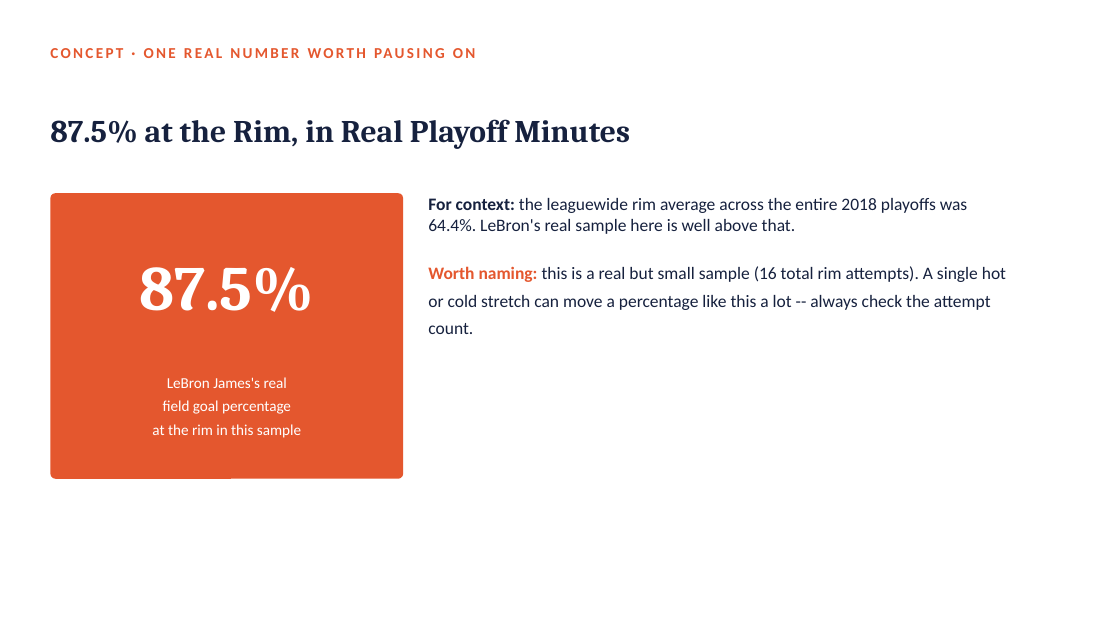
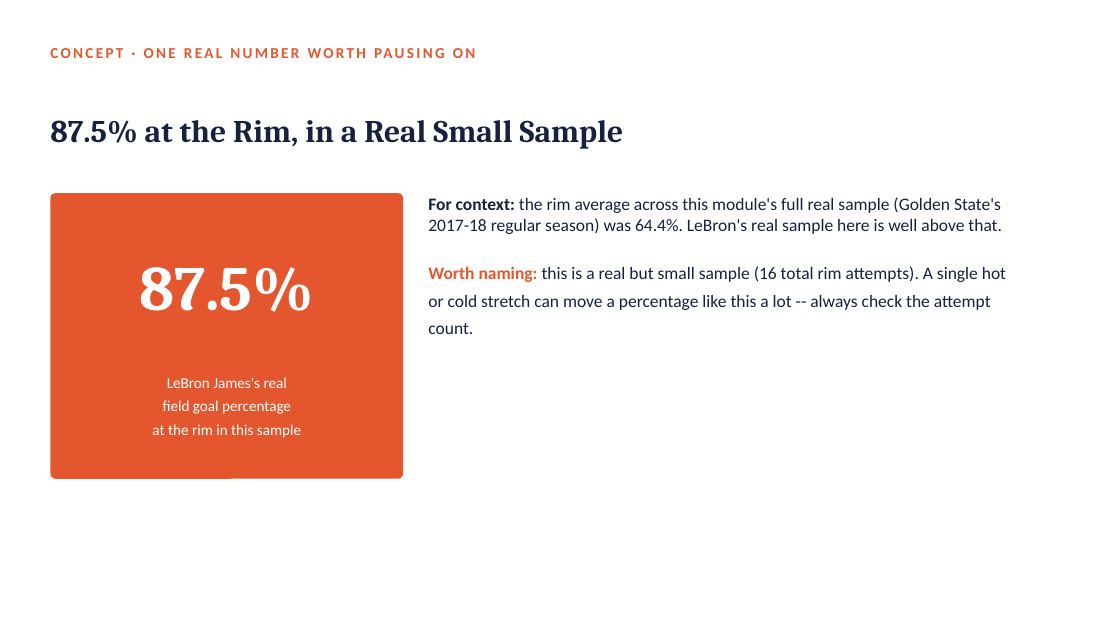
Before and after one commit to fmurital/Teaching-Curriculum, a slide deck: slide 40 of Sports-Analytics-Undergraduate/04_Shot_Charts_and_Spatial_Data/Lecture_Slides/Module04_Shot_Charts_and_Spatial_Data.pptx. Drawn at 1120x630 pixels with LibreOffice and Linux fonts; fonts in the diff are those of the drawing. Boxes give left, top, right and bottom in pixels: in the first picture for what was removed or moved away, otherwise in the second. Text is boxed around its words. In the diff, an @@ line names an element or a change of style, - is before the commit and + after.

```diff
--- a/Sports-Analytics-Undergraduate/04_Shot_Charts_and_Spatial_Data/Lecture_Slides/Module04_Shot_Charts_and_Spatial_Data.pptx
+++ b/Sports-Analytics-Undergraduate/04_Shot_Charts_and_Spatial_Data/Lecture_Slides/Module04_Shot_Charts_and_Spatial_Data.pptx
@@ text at (50, 120, 624, 149): text changed @@
-87.5% at the Rim, in Real Playoff Minutes
+87.5% at the Rim, in a Real Small Sample
@@ text at (428, 197, 1006, 334): text changed @@
-For context: the leaguewide rim average across the entire 2018 playoffs was 64.4%. LeBron's real sample here is well above that.
-Worth naming: this is a real but small sample (16 total rim attempts). A single hot or cold stretch can move a percentage like this a lot -- always check the attempt count.
+For context: the rim average across this module's full real sample (Golden State's 2017-18 regular season) was 64.4%. LeBron's real sample here is well above that.
+Worth naming: this is a real but small sample (16 total rim attempts). A single hot or cold stretch can move a percentage like this a lot -- always check the attempt count.
```
Also in this commit, not shown: 18 other slides changed, 7 other files.
